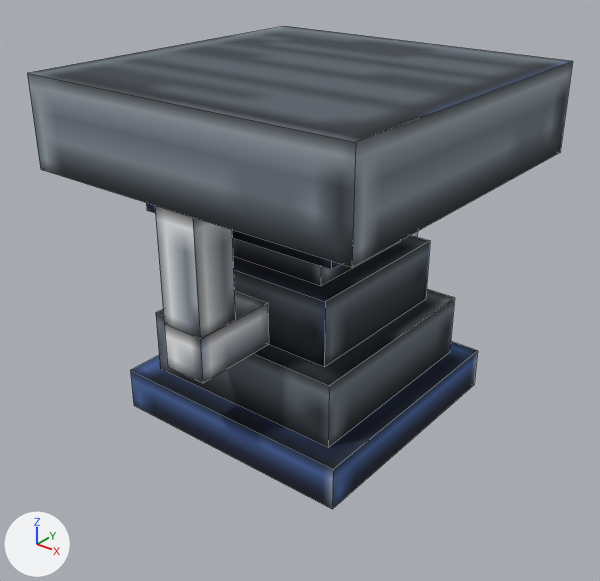
The OBJ model src/main/resources/assets/adv_rocketry/models/rocket/bipropellantrocketmotor.obj, before and after one commit.
The view is the same before and after, from a 50 mm camera at (1.846, -2.219, 1.417) aimed at (0.516, -0.557, 0.387). Every picture has the same lights, and +X, +Y and +Z are marked at lower left. The older version comes first. Mesh edges are drawn as thin lines. Where no turn or scale is listed for an object, it has been applied to the vertices.

Objects in the first picture: 'rocketmotor'.
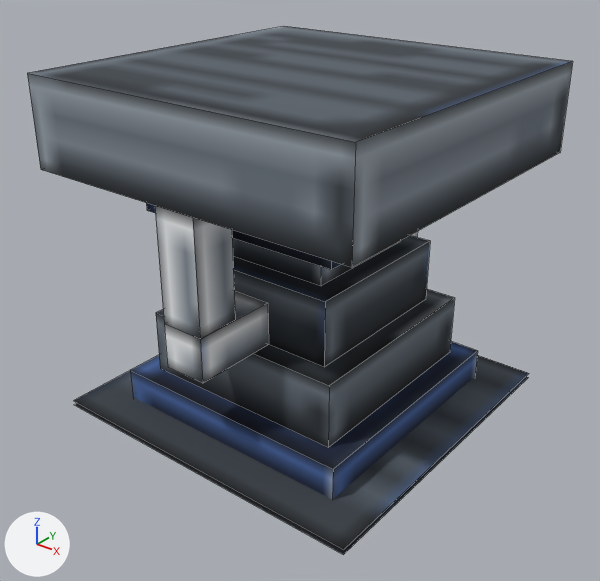
Pixel boxes [x1, y1, x2, y2] of what changed, in the pictures (600 x 581 px):
'RecessedBacking', added: after [73, 355, 529, 555]

The edits, one by one:
Mesh me_recessedbacking is new.
It has 8 vertices, 2 faces and spans x 0.0..1.0, y -1.0..0.0, z 0.016..0.031.
It uses material mat_bipropellantrocketmotor (picture img_bipropellantrocketmotor).
Object 'RecessedBacking' (ob_recessedbacking) is new; it shows me_recessedbacking.
Its location is (0.0, 0.0, 0.0).
